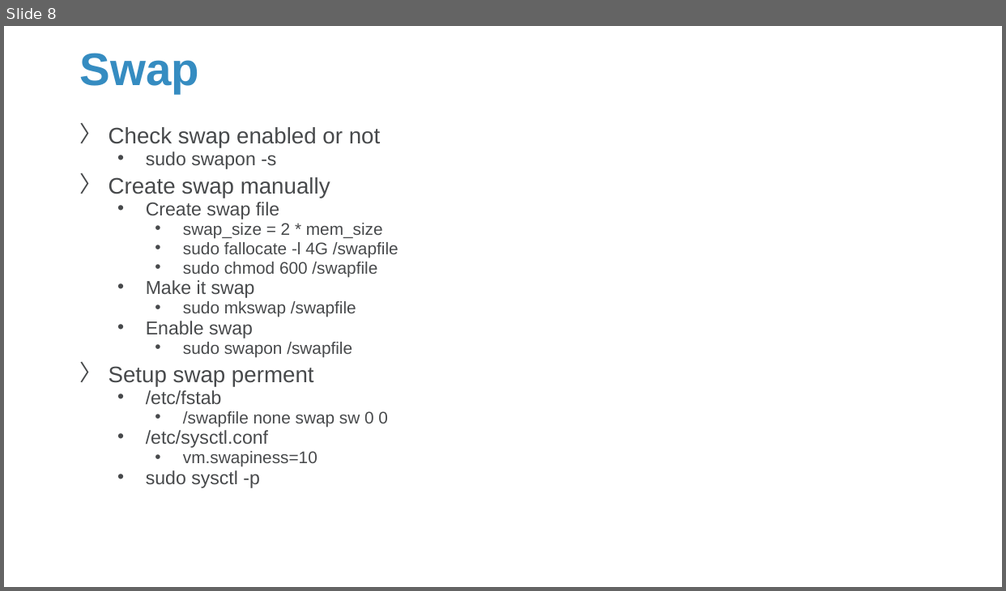
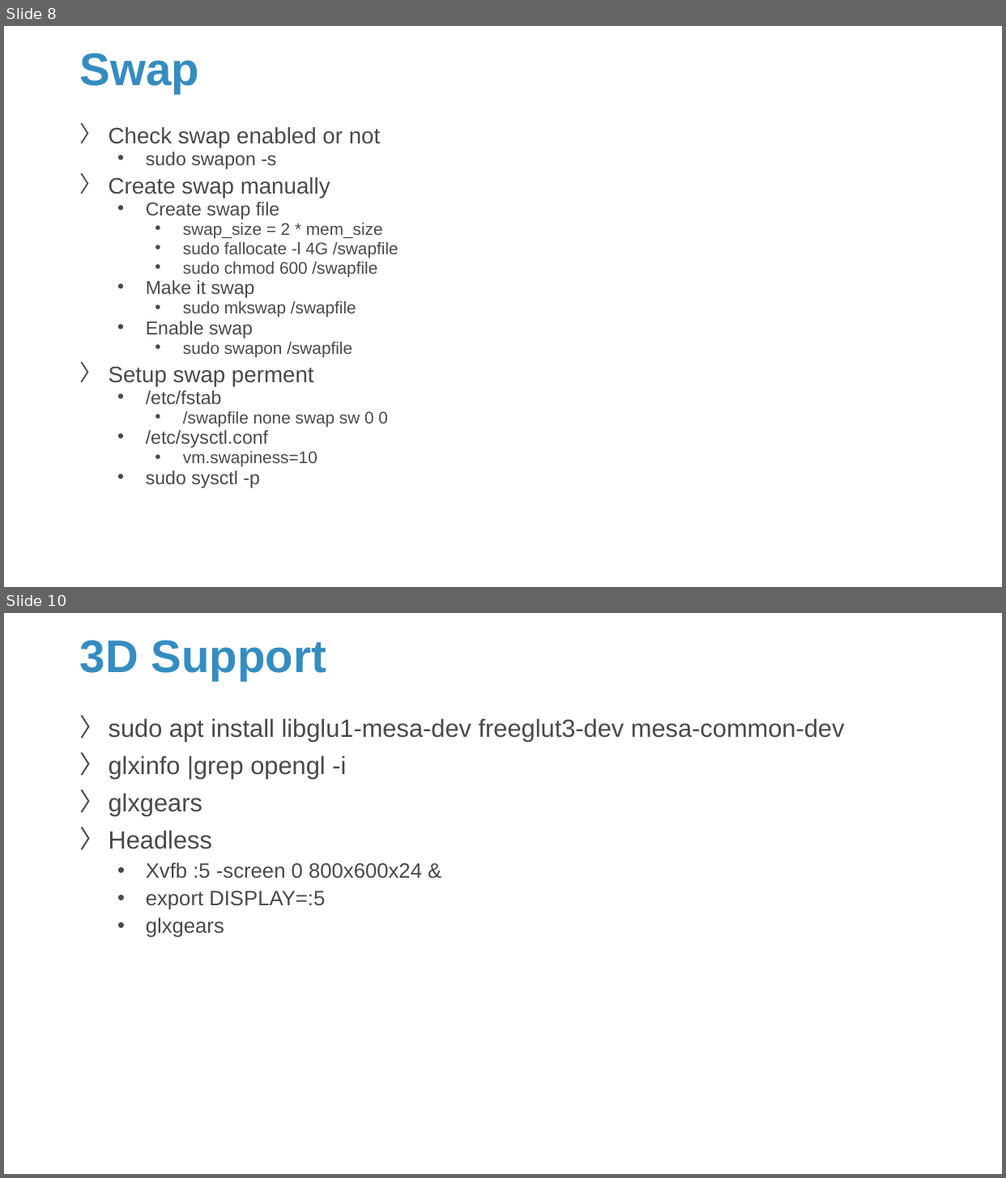
Before and after one commit to Sparks-Lu/TechNotes, a slide deck: Linux/Linux_Notes.pptx. Shown one above the other, each under a label of ours: slide 8 before the commit, slides 8 and 10 after it; the slides between them are not shown. The pictures are 1006x591 and 1006x1178 pixels, drawn with LibreOffice and Linux fonts; fonts in the diff are those of the drawing; background and template pictures are left out. Boxes give left, top, right and bottom in pixels: in the first picture for what was removed or moved away, otherwise in the second. Text is boxed around its words. In the diff, an @@ line names an element or a change of style, - is before the commit and + after.

```diff
--- a/Linux/Linux_Notes.pptx
+++ b/Linux/Linux_Notes.pptx
@@ slide 10 added at [4,613,1002,1174], background picture (left out) @@
@@ title added at [80,640,326,681], 44 pt, text #358CC1, bold @@
+3D Support
@@ text added at [108,718,845,938], 24 pt, text #47494B @@
+〉 sudo apt install libglu1-mesa-dev freeglut3-dev mesa-common-dev
+〉 glxinfo |grep opengl -i
+〉 glxgears
+〉 Headless
+  • Xvfb :5 -screen 0 800x600x24 &
+  • export DISPLAY=:5
+  • glxgears
```
Also in this commit, not shown: 2 other slides added, 13 other files.
